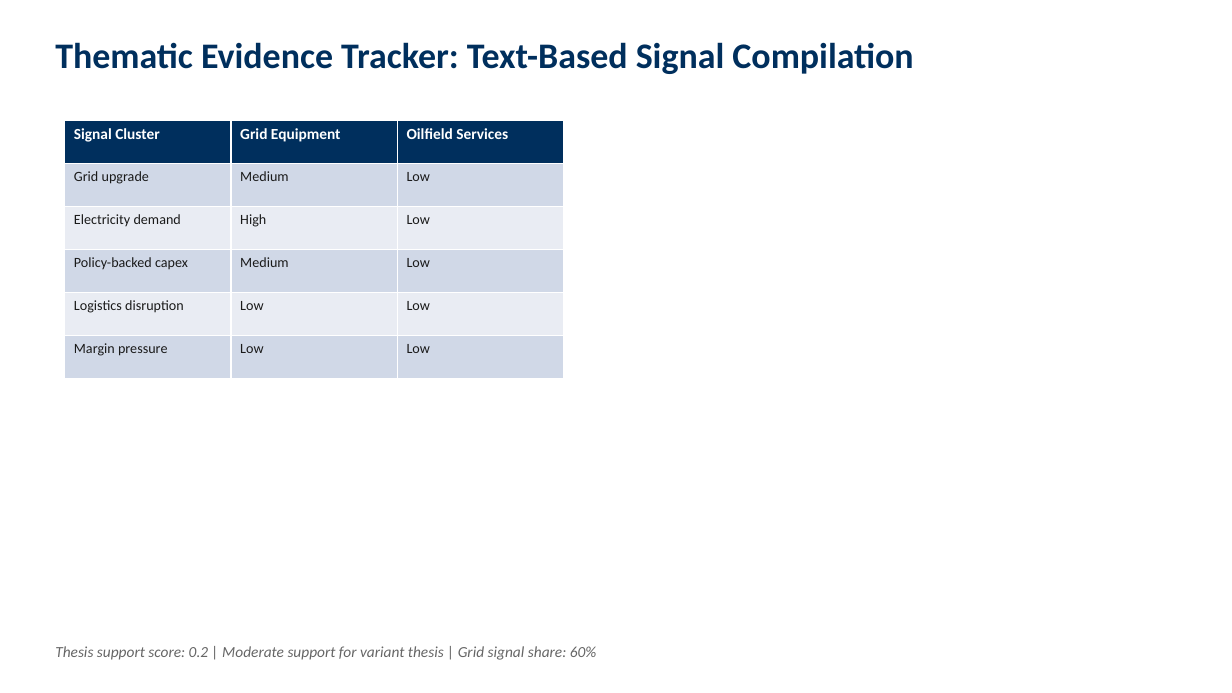
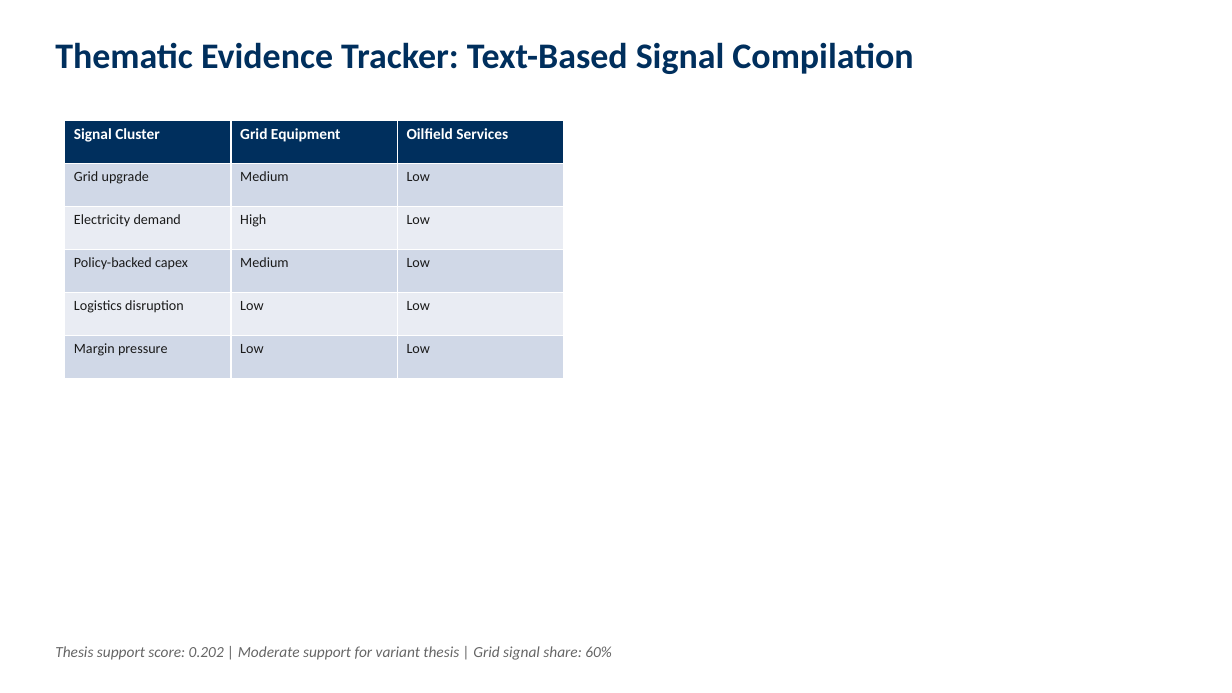
Before and after one commit to skumyol/ubs, a slide deck: slide 11 of deck/UBS_Pitch_Deck_AUTO.pptx (slide 10 before the commit). Drawn at 1232x693 pixels with LibreOffice and Linux fonts; fonts in the diff are those of the drawing. Boxes give left, top, right and bottom in pixels: in the first picture for what was removed or moved away, otherwise in the second. Text is boxed around its words. In the diff, an @@ line names an element or a change of style, - is before the commit and + after.

```diff
--- a/deck/UBS_Pitch_Deck_AUTO.pptx
+++ b/deck/UBS_Pitch_Deck_AUTO.pptx
@@ text at bbox=[55, 646, 612, 660]: text changed @@
-Thesis support score: 0.2 | Moderate support for variant thesis | Grid signal share: 60%
+Thesis support score: 0.202 | Moderate support for variant thesis | Grid signal share: 60%
```
Also in this commit, not shown: 12 other slides changed, 2 slides added, 7 slides removed, 33 other files.
